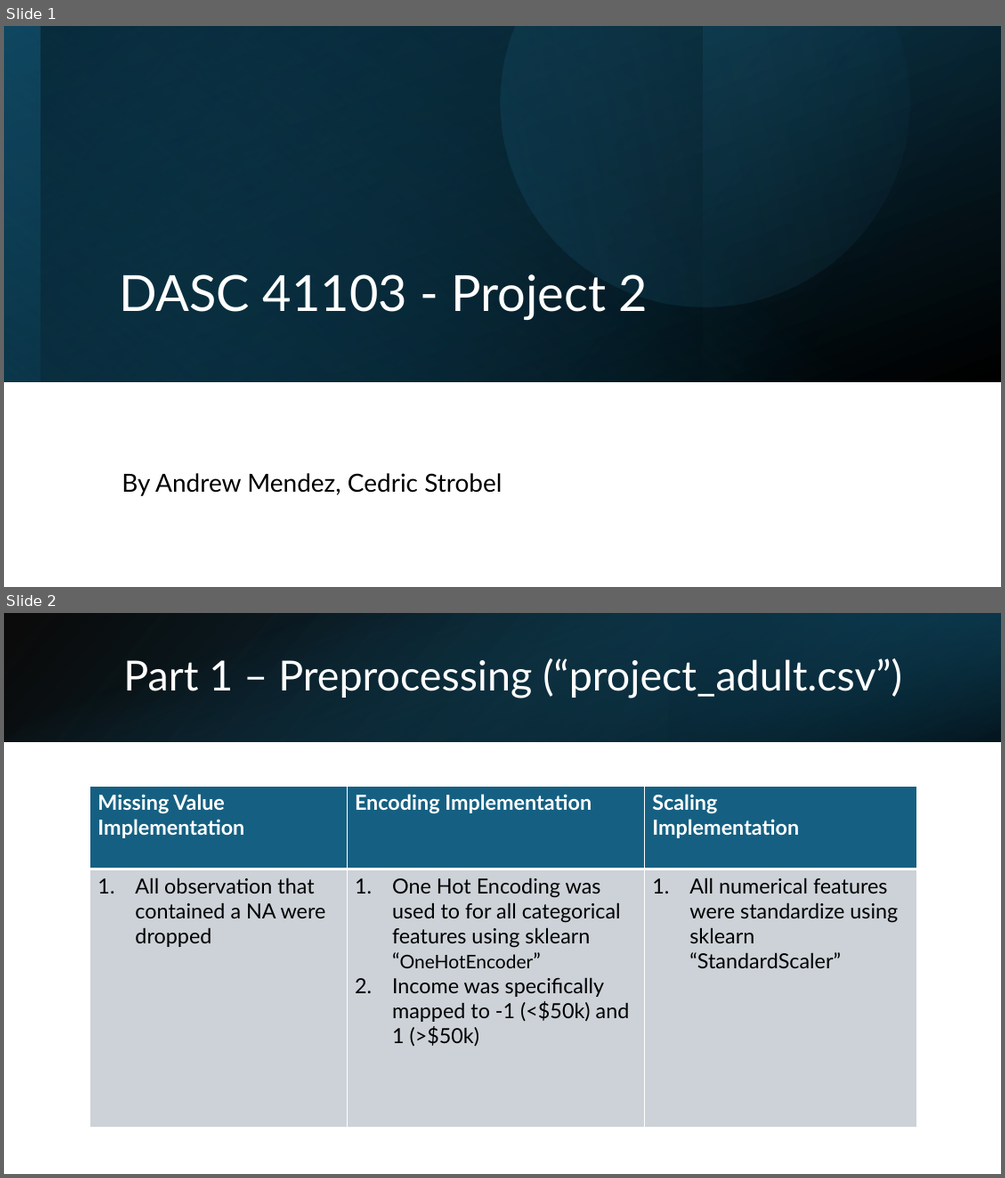
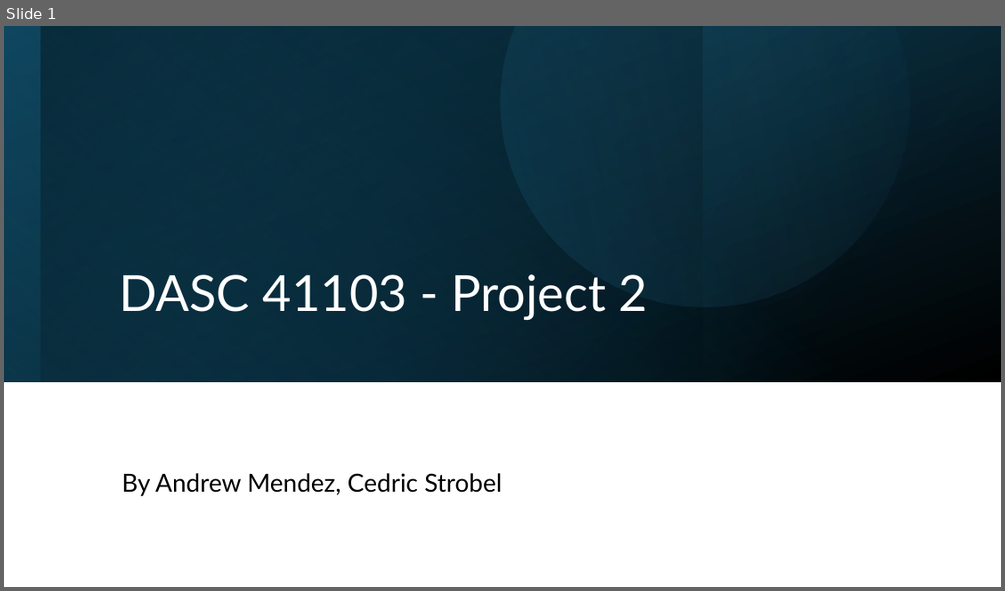
Before and after one commit to cedricstrobel/DASC_Project3, a slide deck: Project_3_Powerpoint.pptx. Shown one above the other, each under a label of ours: slides 1 and 2 before the commit, slide 1 after it. The pictures are 1005x1178 and 1005x591 pixels, drawn with LibreOffice and Linux fonts; fonts in the diff are those of the drawing. Boxes give left, top, right and bottom in pixels: in the first picture for what was removed or moved away, otherwise in the second. Text is boxed around its words. In the diff, an @@ line names an element or a change of style, - is before the commit and + after.

```diff
--- a/Project_3_Powerpoint.pptx
+++ b/Project_3_Powerpoint.pptx
@@ slide 2 removed at bbox=[4, 613, 1001, 1174], background #FFFFFF @@
@@ rectangle removed at bbox=[4, 613, 1001, 742] @@
@@ rectangle removed at bbox=[4, 613, 1001, 742] @@
@@ rectangle removed at bbox=[669, 613, 1001, 742] @@
@@ title removed at bbox=[123, 658, 902, 698] @@
-Part 1 – Preprocessing (“project_adult.csv”)
@@ table removed at bbox=[90, 786, 918, 1126], 2 rows, 3 columns @@
-Missing Value Implementation | Encoding Implementation | Scaling / Implementation
-All observation that contained a NA were dropped | One Hot Encoding was used to for all categorical features using sklearn “OneHotEncoder” / Income was specifically mapped to -1 (<$50k) and 1 (>$50k) | All numerical features were standardize using sklearn “StandardScaler”
```
Also in this commit, not shown: 1 slide changed, 18 slides added, 6 other slides removed, 26 other files.
